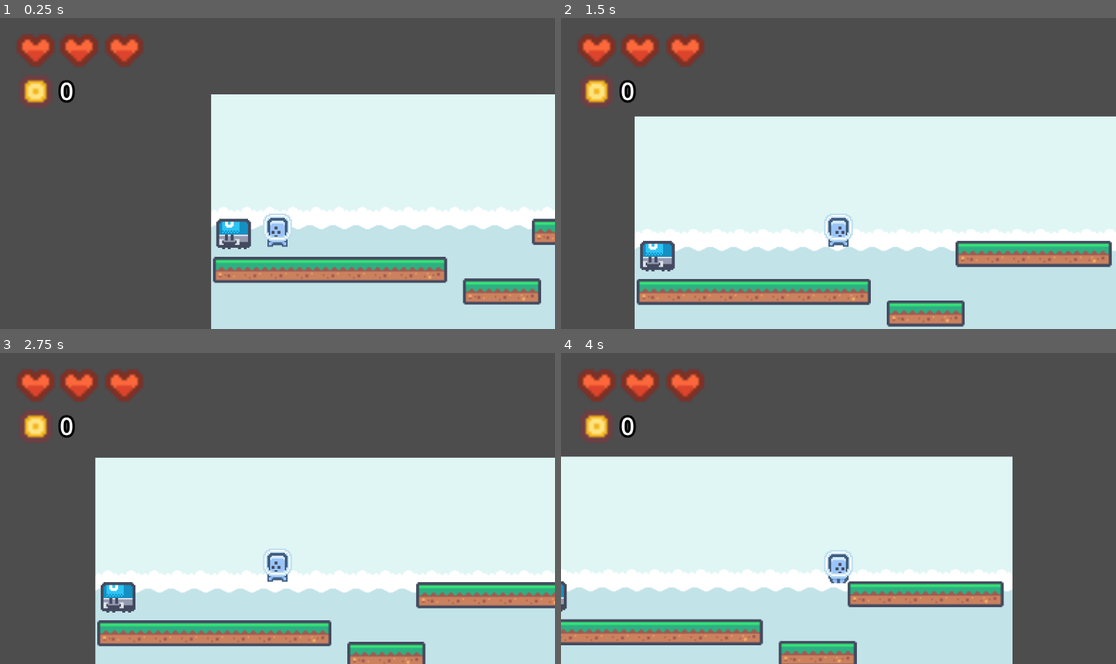
Above: before the commit, frames 1-4 (two rows, left to right).
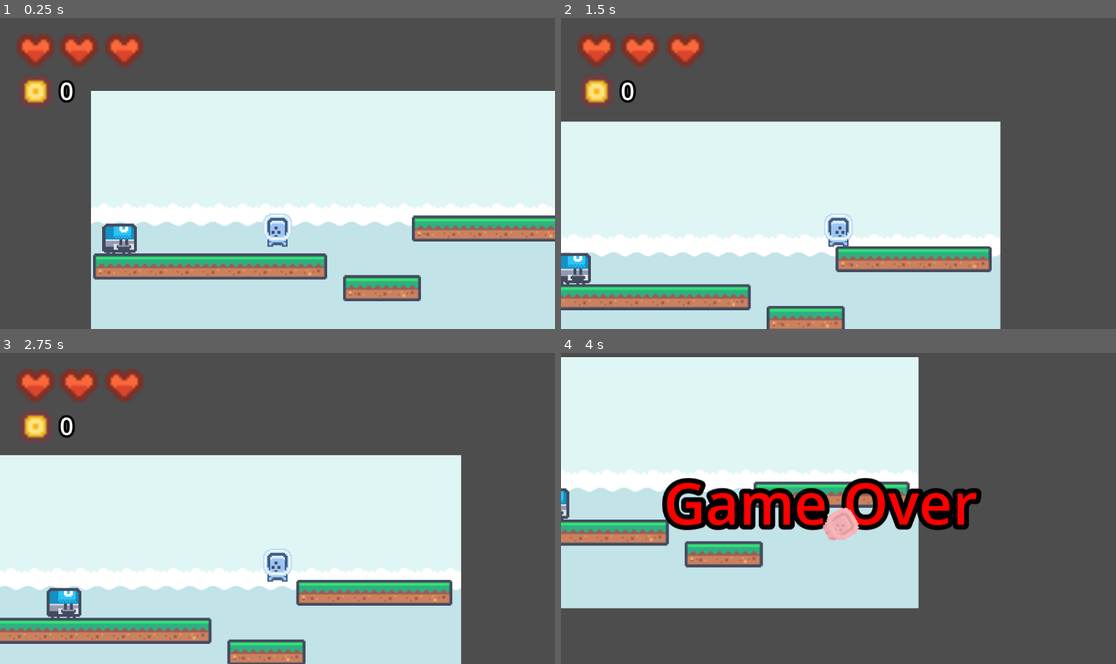
Above: after the commit, the same moments.

Repository: HA5UN0/rfgd-beginner-projects
Game: Godot game, scene res://scenes/main.tscn
The game is run twice, just before and just after one commit, with the same random seed, the same clock (stepped at 60 frames per second) and the same inputs.
Inputs:
- Up to frame 1 (0.25 s): no input
- Up to frame 2 (1.5 s): hold Right (move_right) from 0.53 s (still down); tap Space (jump) at 0.6, 0.77, 1.07, 1.35 s
- Up to frame 3 (2.75 s): tap Space (jump) at 1.52, 1.82, 2.1 s; release Right (move_right) at 2.03 s; hold A (move_left) from 2.03 s (still down)
- Up to frame 4 (4 s): release A (move_left) at 2.78 s; hold Right (move_right) from 2.78 s (still down); tap Space (jump) at 2.85, 3.02, 3.32, 3.6, 3.77 s

The runs differ from the first frame. In frame 1, 26% of the frame differs, in the area x 16-100%, y 23-100%; in frame 2, 34%; in frame 3, 31%; in frame 4, 67%, in the area x 0-82%, y 1-100%.

Commit message:
setup enemy script will all functionality

Diff:
--- a/platform-game/scenes/main.tscn
+++ b/platform-game/scenes/main.tscn
@@ -13,6 +13,7 @@
 [ext_resource type="Texture2D" uid="uid://c1ck4xtcgjif4" path="res://art/kenney_pixel-platformer/Tiles/tile_0044.png" id="8_huvbq"]
 [ext_resource type="PackedScene" uid="uid://4qpg3ndqb7um" path="res://scenes/player.tscn" id="12_s6bxy"]
 [ext_resource type="Texture2D" uid="uid://dvwnxyf3cyuwe" path="res://art/kenney_pixel-platformer/Tiles/Characters/tile_0021.png" id="13_ocbec"]
+[ext_resource type="Script" path="res://scripts/main_enemy_one.gd" id="13_rxf88"]
 [ext_resource type="Texture2D" uid="uid://2dm7pe60sno8" path="res://art/kenney_pixel-platformer/Tiles/Characters/tile_0022.png" id="14_05p7p"]
 
 [sub_resource type="RectangleShape2D" id="RectangleShape2D_didgo"]
@@ -114,7 +115,7 @@
 tracks/2/interp = 1
 tracks/2/loop_wrap = true
 tracks/2/keys = {
-"times": PackedFloat32Array(0, 0.233333),
+"times": PackedFloat32Array(0, 0.25),
 "transitions": PackedFloat32Array(1, 1),
 "update": 1,
 "values": [ExtResource("13_ocbec"), ExtResource("14_05p7p")]
@@ -1289,15 +1290,19 @@
 texture = ExtResource("8_huvbq")
 
 [node name="Player" parent="." instance=ExtResource("12_s6bxy")]
+z_index = 2
+position = Vector2(363, 245)
+jump_force = 450
+
+[node name="MainEnemyOne" type="CharacterBody2D" parent="." node_paths=PackedStringArray("endPoint")]
 z_index = 1
-position = Vector2(114, 238)
-jump_force = 450
-
-[node name="MainEnemyOne" type="CharacterBody2D" parent="."]
-z_index = 1
-position = Vector2(23, 269)
+position = Vector2(23, 286)
 collision_layer = 2
 collision_mask = 2
+script = ExtResource("13_rxf88")
+speed = 50
+limit = 1.0
+endPoint = NodePath("Marker2D")
 
 [node name="Sprite2D" type="Sprite2D" parent="MainEnemyOne"]
 texture_filter = 1
@@ -1326,4 +1331,4 @@
 }
 
 [node name="Marker2D" type="Marker2D" parent="MainEnemyOne"]
-position = Vector2(215, 0)
+position = Vector2(387, 0)
--- /dev/null
+++ b/platform-game/scripts/main_enemy_one.gd
@@ -0,0 +1,77 @@
+extends CharacterBody2D
+
+# ------- variables ----------- #
+
+@export var gravity = 30
+@onready var hurtBox = $enemyHurtBox
+@onready var anim = $AnimationPlayer
+
+@onready var collisionBox1 = $CollisionShape2D
+@onready var collisionBox2 = $enemy/CollisionShape2D
+@onready var collisionBox3 = $enemyHurtBox/CollisionShape2D
+
+@onready var sprite = $Sprite2D
+@export var speed = 30
+@export var limit = 0.5
+@export var endPoint = Marker2D
+
+var startPosition
+var endPosition
+var isDead: bool = false
+
+# ------- functions ----------- #
+
+func _ready():
+
+	# movement setup
+	startPosition = position
+	endPosition = endPoint.global_position
+
+func changeDirection():
+	var tempEnd = endPosition
+	endPosition = startPosition
+	startPosition = tempEnd
+
+func updateVelocity():
+	var moveDirection = endPosition - position
+	if moveDirection.length() < limit:
+		changeDirection()
+	velocity = moveDirection.normalized() * speed
+
+func _physics_process(delta: float) -> void:
+
+	# play death anim
+	if isDead == true:
+		anim.play("dead")
+	else:
+		anim.play("RESET")
+
+	# gravity limit
+	if not is_on_floor():
+		velocity.y += gravity
+		if velocity.y > 1000:
+			velocity.y = 1000
+
+	# flip enemy
+	if velocity.x > 0:
+		sprite.flip_h = true
+	elif velocity.x < 0:
+		sprite.flip_h = false
+
+	# update movement
+	updateVelocity()
+	move_and_slide()
+
+	# hitbox
+	for area in hurtBox.get_overlapping_areas():
+		if area.name == "jumpBox":
+			hurting()
+
+func hurting():
+	collisionBox1.disabled = true
+	collisionBox2.disabled = true
+	collisionBox3.disabled = true
+	isDead = true
+	anim.play("dead")
+	await anim.animation_finished
+	queue_free()
Not shown: 1 places in platform-game/scenes/main.tscn that only renumber resources
